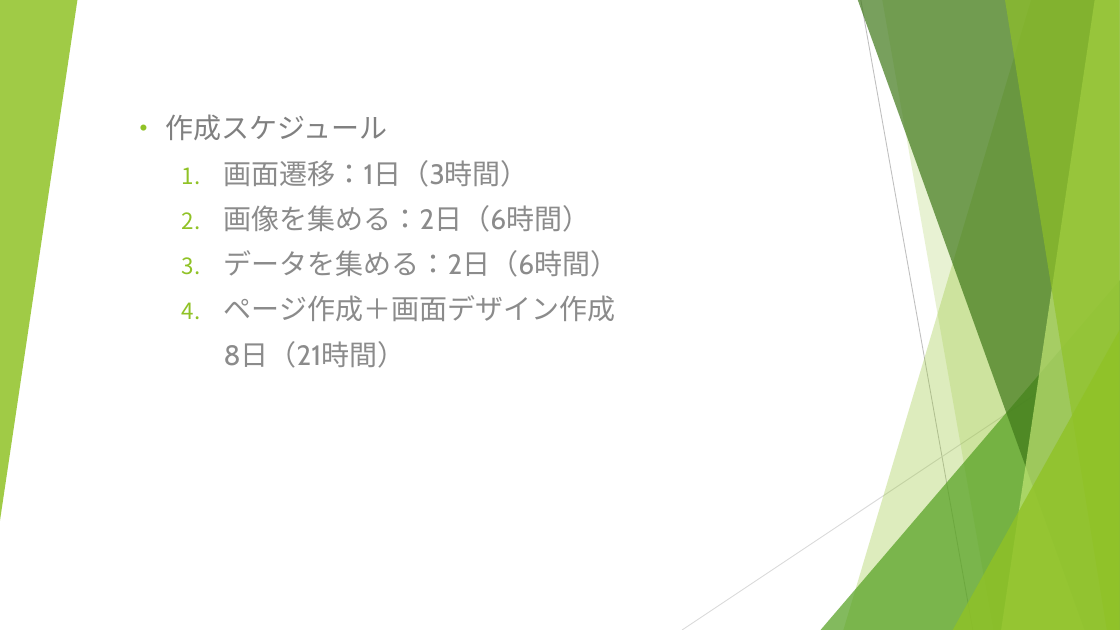
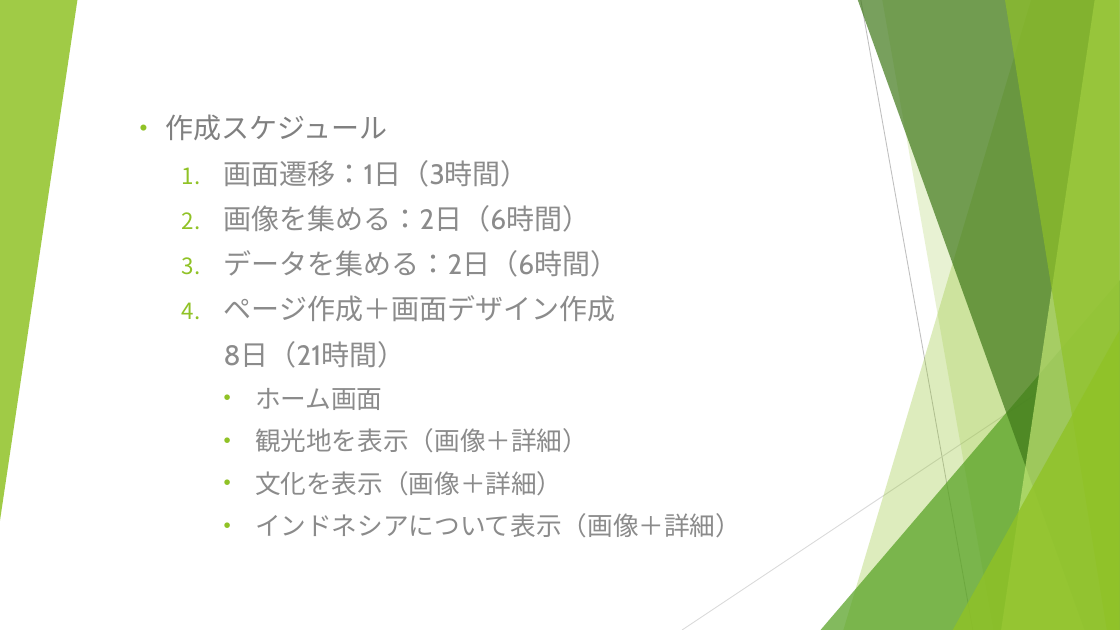
Before and after one commit to DickyLaksono/camp-online-shopping, a slide deck: slide 2 of C#/ページ作成スケジュール.pptx. Drawn at 1120x630 pixels with LibreOffice and Linux fonts; fonts in the diff are those of the drawing. Boxes give left, top, right and bottom in pixels: in the first picture for what was removed or moved away, otherwise in the second. Text is boxed around its words. In the diff, an @@ line names an element or a change of style, - is before the commit and + after.

Commit message:
12/4

```diff
--- a/C#/ページ作成スケジュール.pptx
+++ b/C#/ページ作成スケジュール.pptx
@@ subtitle at (255,388,741,537): paragraphs added @@
+    • ホーム画面
+    • 観光地を表示（画像＋詳細）
+    • 文化を表示（画像＋詳細）
+    • インドネシアについて表示（画像＋詳細）
```
